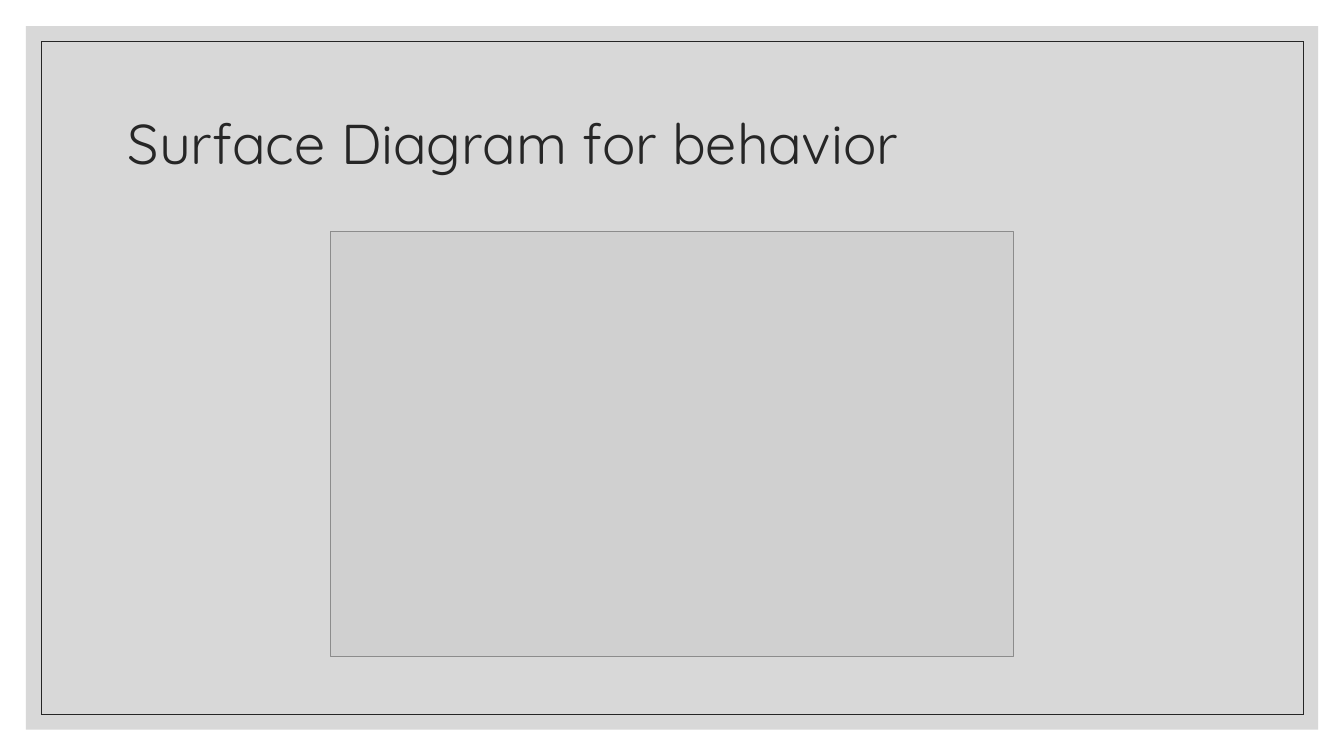
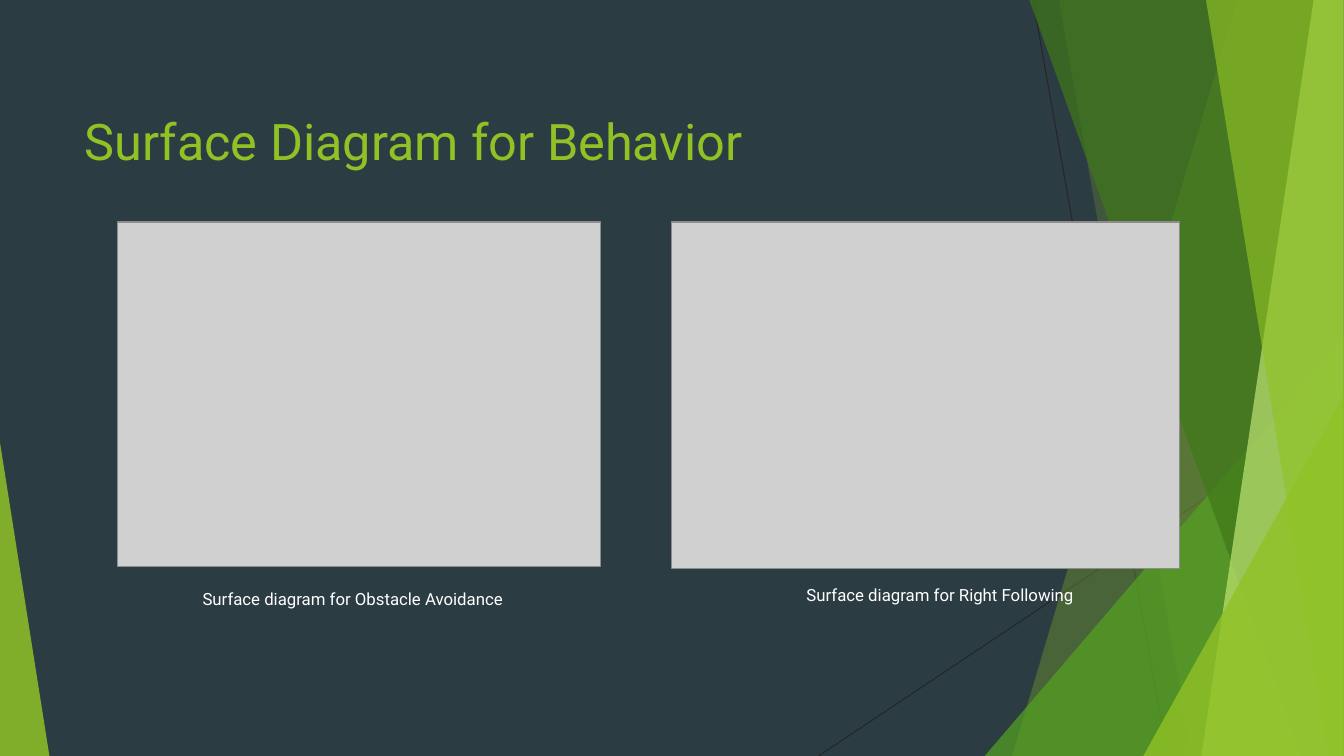
Before and after one commit to kunalgaurav18/FuzzyLogic, a slide deck: slide 13 of Intelligent Systems.pptx (slide 12 before the commit). Drawn at 1344x756 pixels with LibreOffice and Linux fonts; fonts in the diff are those of the drawing; grey boxes stand for pictures. Boxes give left, top, right and bottom in pixels: in the first picture for what was removed or moved away, otherwise in the second. Text is boxed around its words. In the diff, an @@ line names an element or a change of style, - is before the commit and + after.

```diff
--- a/Intelligent Systems.pptx
+++ b/Intelligent Systems.pptx
@@ background #FFFFFF to #2C3C43 @@
@@ rectangle removed at (26, 26, 1319, 730) @@
@@ rectangle removed at (41, 41, 1304, 715) @@
@@ title at (85, 122, 742, 171): text changed; size 40 to 36 pt; font Quicksand to Roboto; text colour #262626 to #90C226 @@
-Surface Diagram for behavior
+Surface Diagram for Behavior
@@ picture added at (118, 222, 601, 567) @@
@@ picture removed at (330, 232, 1013, 656) @@
@@ picture added at (673, 222, 1180, 569) @@
@@ group added at (0, 0, 1344, 756): 5 freeform shapes, 3 triangles, 2 lines @@
@@ text added at (203, 592, 503, 609), 12 pt, text #FFFFFF @@
+Surface diagram for Obstacle Avoidance
@@ text added at (806, 588, 1074, 605), 12 pt, text #FFFFFF @@
+Surface diagram for Right Following
```
Also in this commit, not shown: 8 other slides changed, 6 slides added, 4 slides removed, 4 other files.
